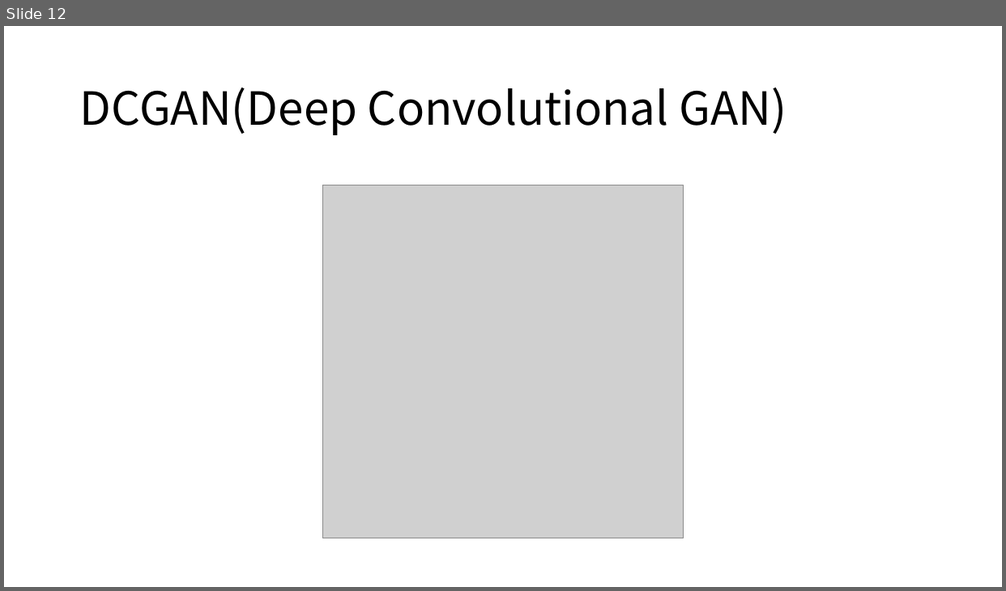
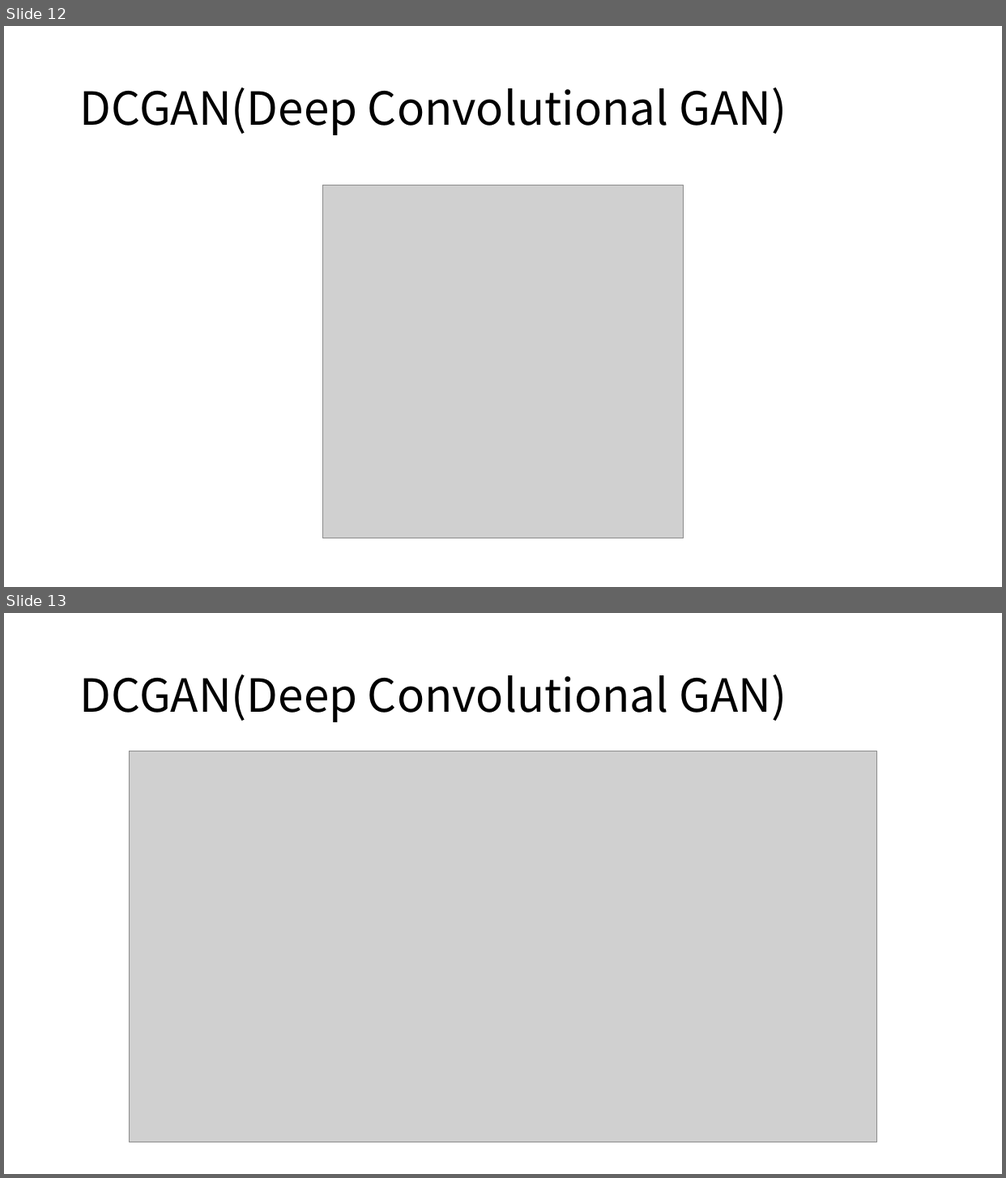
Before and after one commit to onebottlekick/GAN_study, a slide deck: week1/week1.pptx. Shown one above the other, each under a label of ours: slide 12 before the commit, slides 12 and 13 after it. The pictures are 1006x591 and 1006x1178 pixels, drawn with LibreOffice and Linux fonts; fonts in the diff are those of the drawing; grey boxes stand for pictures. Boxes give left, top, right and bottom in pixels: in the first picture for what was removed or moved away, otherwise in the second. Text is boxed around its words. In the diff, an @@ line names an element or a change of style, - is before the commit and + after.

```diff
--- a/week1/week1.pptx
+++ b/week1/week1.pptx
@@ slide 13 added at (4, 613, 1002, 1174), background #FFFFFF @@
@@ title added at (80, 675, 786, 722), 44 pt, text #000000 @@
+DCGAN(Deep Convolutional GAN)
@@ picture added at (129, 752, 878, 1142) @@
```
Also in this commit, not shown: 1 slide changed.
